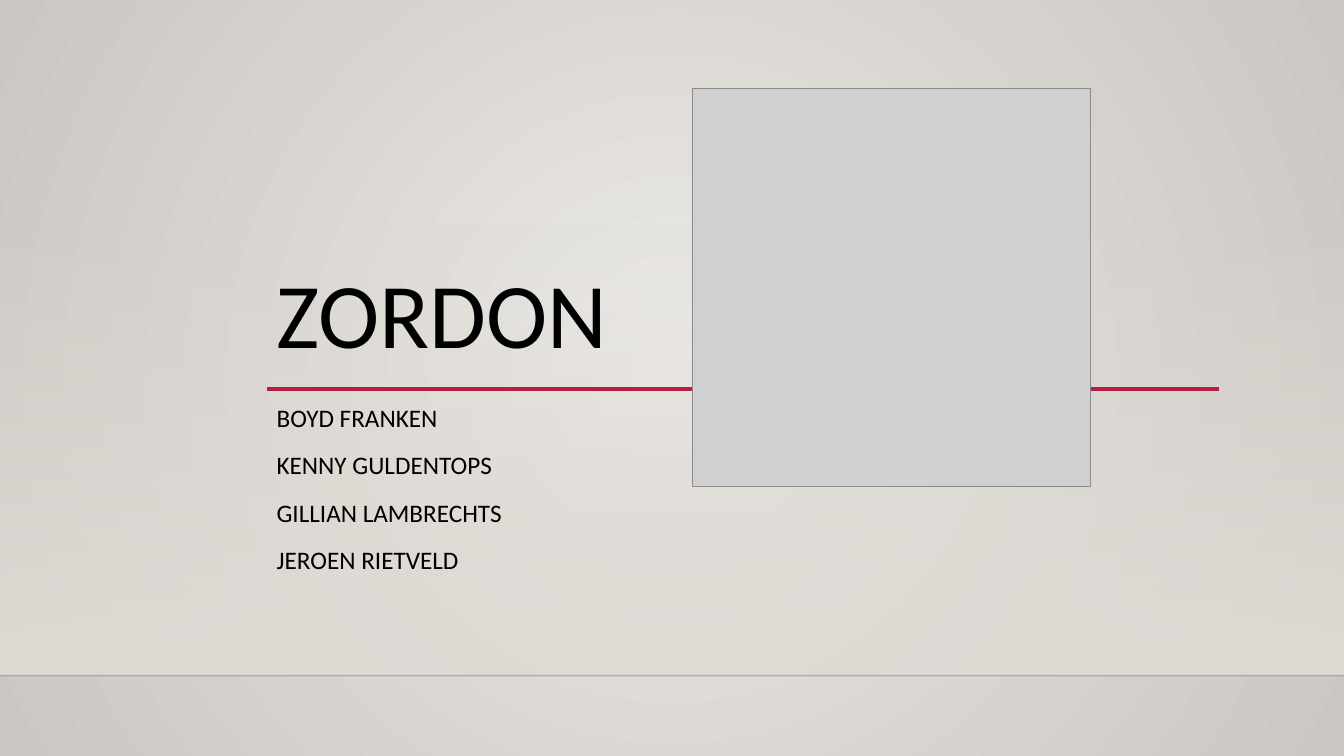
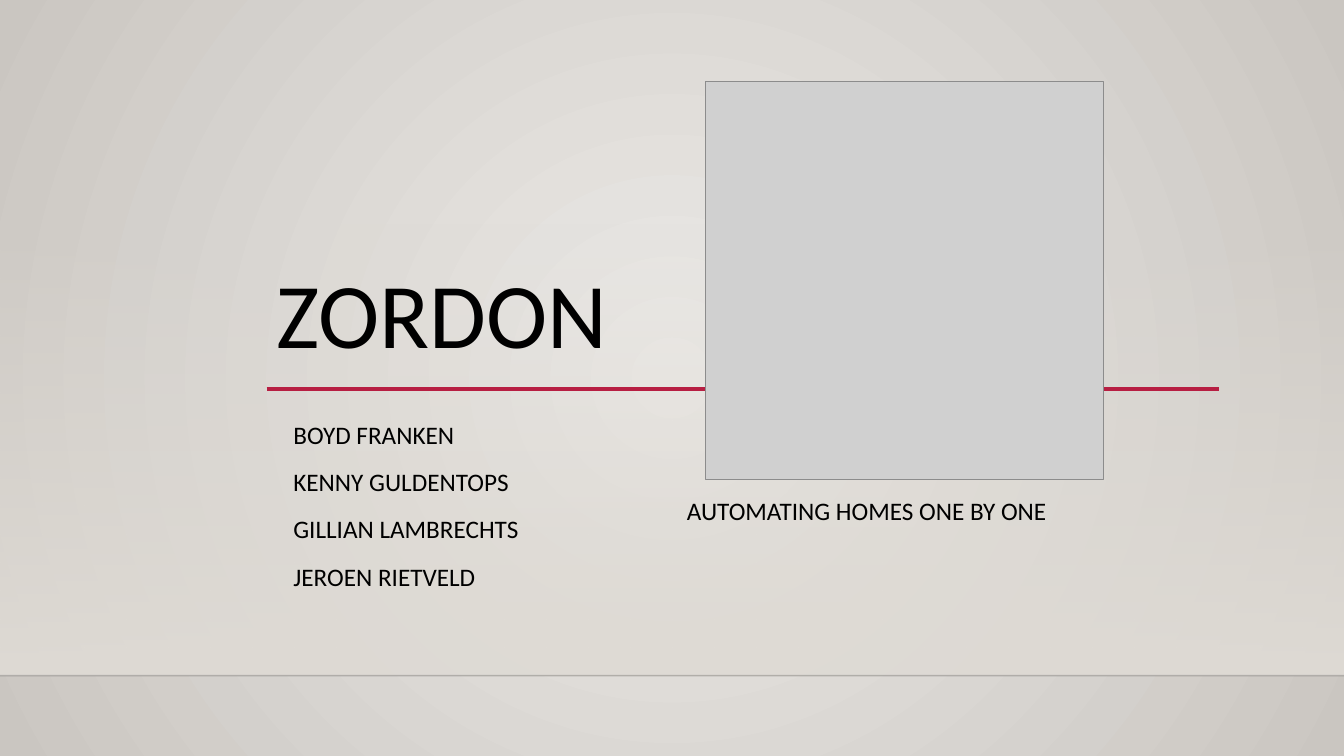
Before and after one commit to AP-IT-GH/iot16-zordon, a slide deck: slide 1 of doc/Ondernemen/ondernemenZordonPitch.pptx. Drawn at 1344x756 pixels with LibreOffice and Linux fonts; fonts in the diff are those of the drawing; grey boxes stand for pictures; background and template pictures are left out. Boxes give left, top, right and bottom in pixels: in the first picture for what was removed or moved away, otherwise in the second. Text is boxed around its words. In the diff, an @@ line names an element or a change of style, - is before the commit and + after.

Commit message:
finished pitch presentation

```diff
--- a/doc/Ondernemen/ondernemenZordonPitch.pptx
+++ b/doc/Ondernemen/ondernemenZordonPitch.pptx
@@ picture: place and size @@
-picture at [693, 89, 1091, 487]
+picture at [706, 82, 1104, 480]
@@ text "BOYD FRANKEN": place and size @@
-text "BOYD FRANKEN" at [277, 410, 502, 569]
+text "BOYD FRANKEN" at [293, 427, 519, 586]
@@ subtitle added at [687, 503, 1046, 520], 18 pt, text #000000 @@
+AUTOMATING HOMES ONE BY ONE
```
Also in this commit, not shown: 6 slides added.
